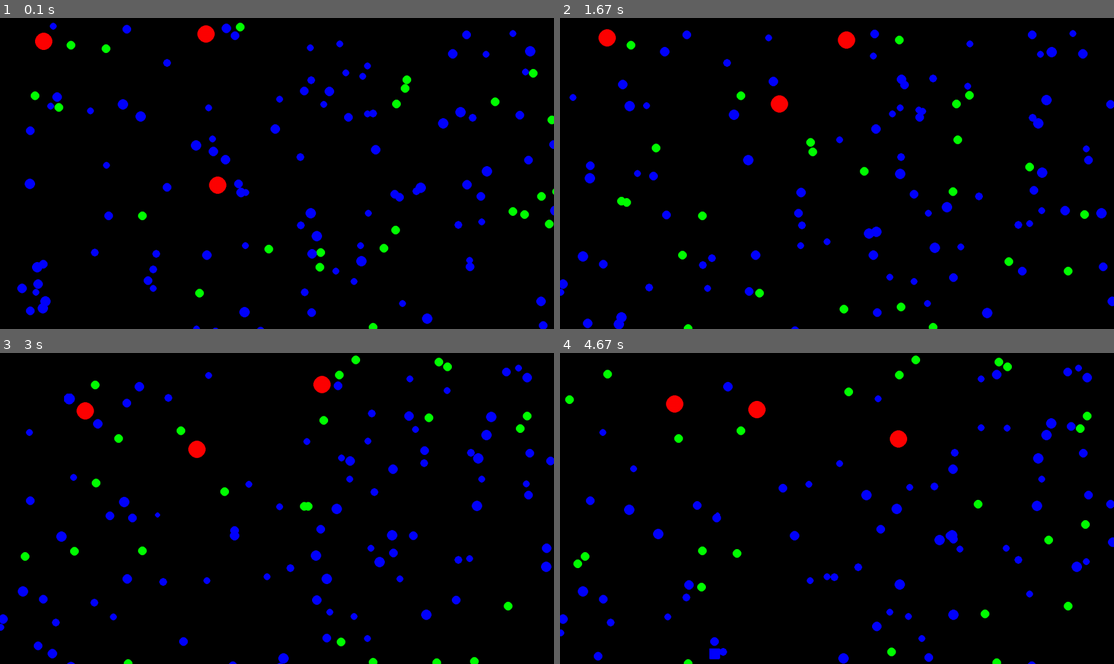
Above: before the commit, frames 1-4 (two rows, left to right).
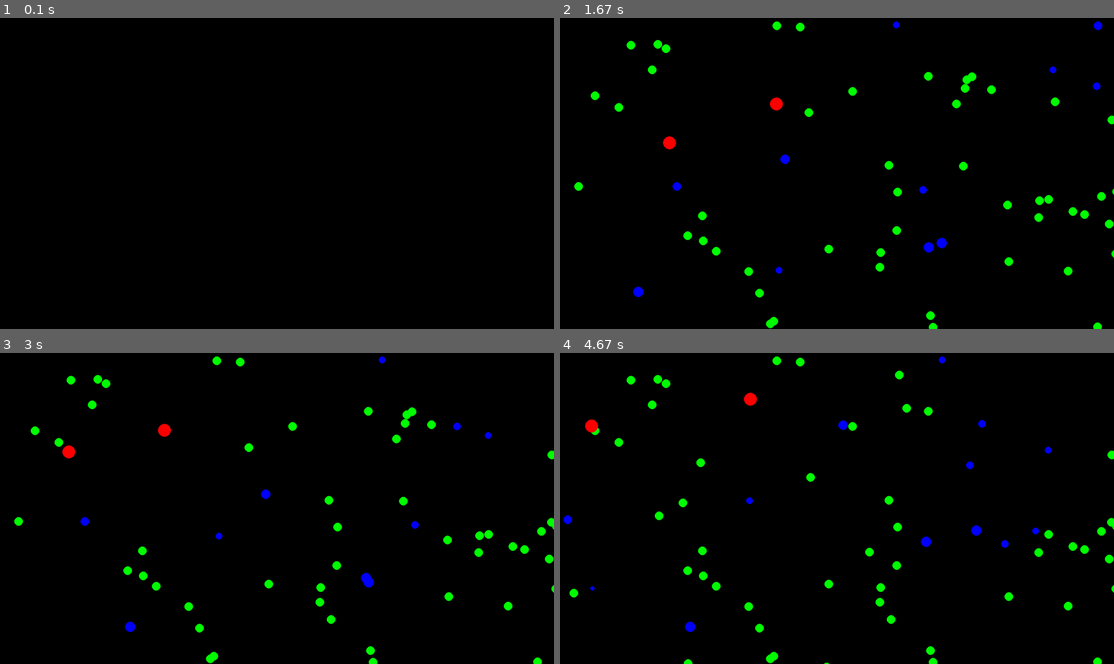
Above: after the commit, the same moments.

Repository: Two119/Dynasty
Game: pygame game, started from main.py
The game is run twice, just before and just after one commit, with the same random seed, the same clock (stepped at 60 frames per second) and the same inputs.
Inputs:
- Up to frame 1 (0.1 s): no input
- Up to frame 2 (1.67 s): no input
- Up to frame 3 (3 s): no input
- Up to frame 4 (4.67 s): no input

The runs differ from the first frame. In frame 1, 4.6% of the frame differs, in the area x 3-100%, y 1-100%; in frame 2, 5.9%; in frame 3, 6.2%, in the area x 0-100%, y 0-100%; in frame 4, 5.8%.

Commit message:
Added hunter multiplication and hunter energy system, along with world border and centered sensory rectangles for beings and hunterd

Diff:
--- a/assets/scripts/beings.py
+++ b/assets/scripts/beings.py
@@ -4,10 +4,12 @@
         self.pos = pos
         self.genes = genes
         self.hungry = True
+        self.hunter = None
         self.dest = None
         self.cur_vel = None
         self.cur_vel_frames_count = False
         self.cur_vel_frames = 0
+        self.hunted = False
         self.parent = False
         self.cur_dir = None
         self.sighted_food = False
@@ -16,48 +18,67 @@
         self.radius = round(self.genes[gene_dict["size"]]/10)
         self.color = self.genes[gene_dict["color"]]
     def update(self, ecosys):
-        self.en -= (0.0015/6)
-
+        self.en -= (0.0015/5)
+        self.rect = pygame.Rect(self.pos[0]-self.radius*3, self.pos[1]-self.radius*3, self.radius*8, self.radius*8)
+        #pygame.draw.rect(win, (255, 0, 0), self.rect)
         if self.en <= 0:
             ecosys.beings = [b for b in ecosys.beings if b != self]
             #print("ded")
             del self
             return
-        if self.dest == None:
-            if self.cur_vel_frames_count:
-                self.cur_vel_frames += 1
-            if self.cur_vel == None and self.cur_dir == None:
-                self.cur_vel = round(random.randint(0, 10)/10)
-                self.cur_dir = round(random.randint(-10, 10)/10)
-                self.cur_vel_frames_count = True
-            if self.cur_vel_frames >= 90:
-                self.cur_vel = round(random.randint(0, 10)/10)
-                self.cur_dir = round(random.randint(-10, 10)/10)
-                self.cur_vel_frames = 0
+        if not self.hunted:
+            if self.dest == None:
+                if self.cur_vel_frames_count:
+                    self.cur_vel_frames += 1
+                if self.cur_vel == None and self.cur_dir == None:
+                    self.cur_vel = round(random.randint(0, 10)/10)
+                    self.cur_dir = round(random.randint(-10, 10)/10)
+                    self.cur_vel_frames_count = True
+                if self.cur_vel_frames >= 60:
+                    self.cur_vel = round(random.randint(0, 10)/10)
+                    self.cur_dir = round(random.randint(-10, 10)/10)
+                    self.cur_vel_frames = 0
+            else:
+                food_exist = False
+                for meal in ecosys.foodmanager.food:
+                    if meal[0] == self.dest:
+                        food_exist = True
+                if not food_exist:
+                    self.dest = None
+                    return
+                if self.pos[0]-self.dest[0] > 0:
+                    self.pos[0]-=((self.speed*1))
+                else:
+                    self.pos[0]+=(self.speed*1)
+                if self.pos[1]-self.dest[1] > 0:
+                    self.pos[1]-=((self.speed*1))
+                else:
+                    self.pos[1]+=(self.speed*1)
+
         else:
-            food_exist = False
-            for meal in ecosys.foodmanager.food:
-                if meal[0] == self.dest:
-                    food_exist = True
-            if not food_exist:
-                self.dest = None
-                return
-            if self.pos[0]-self.dest[0] > 0:
-                self.pos[0]-=(self.speed)
+
+            if self.pos[0]-self.hunter.pos[0] > 0:
+                self.pos[0]+=((self.speed*1))
             else:
-                self.pos[0]+=self.speed
-            if self.pos[1]-self.dest[1] > 0:
-                self.pos[1]-=(self.speed)
+                self.pos[0]-=(self.speed*1)
+            if self.pos[1]-self.hunter.pos[1] > 0:
+                self.pos[1]+=((self.speed*1))
             else:
-                self.pos[1]+=self.speed
-            if round(self.pos[0]-self.dest[0]) == 0 and round(self.pos[1]-self.dest[1]) == 0:
-                self.dest = None
-        if not hasattr(self, "circ_surf"):
-            self.circ_surf = pygame.Surface((25, 25))
-            pygame.draw.circle(self.circ_surf, self.color, (12.5, 12.5), self.radius)
-            self.circ_surf.set_colorkey((0, 0, 0))
+                self.pos[1]-=(self.speed*1)
+        self.circ_surf = pygame.Surface((self.radius*2, self.radius*2))
+        pygame.draw.circle(self.circ_surf, self.color, (self.radius, self.radius), self.radius)
+        self.circ_surf.set_colorkey((0, 0, 0))
         win.blit(self.circ_surf, self.pos)
-        if not hasattr(self, "mask"):
-            self.mask = pygame.mask.from_surface(self.circ_surf)
-        if self.cur_vel != None and self.dest == None:
-            self.pos[self.cur_vel]+=(self.speed*self.cur_dir)
+        self.mask = pygame.mask.from_surface(self.circ_surf)
+        if self.pos[0] in [nu for nu in range(0, 1280)] and self.pos[1] in [nu_ for nu_ in range(0, 720)]:
+            if self.cur_vel != None and self.dest == None:
+                self.pos[self.cur_vel]+=((self.speed*1)*self.cur_dir)
+        else:
+            if self.pos[0] < 0:
+                self.pos[0] = 0+self.radius*2
+            if self.pos[1] < 0:
+                self.pos[1] = 0+self.radius*2
+            if self.pos[0] > 1280:
+                self.pos[0] = 1280-self.radius*2
+            if self.pos[1] > 720:
+                self.pos[1] = 720-self.radius*2
--- a/assets/scripts/ecology.py
+++ b/assets/scripts/ecology.py
@@ -6,19 +6,30 @@
         self.foodmanager = FoodManager()
         self.beings = []
         self.enemies = []
-        for i in range(100):
+        for i in range(10):
             self.beings.append(Being([random.randint(0, 1280), random.randint(0, 720)], [random.randint(5, 10), 2, random.randint(75, 125), [0, 0, 255]]))
-        for i in range(3):
-            self.enemies.append(Hunter([random.randint(0, 1280), random.randint(0, 720)]))
+            if i in [4, 5]:
+                self.enemies.append(Hunter([random.randint(320, 960), random.randint(180, 540)]))
+        self.clock = pygame.time.Clock()
+        self.dt = 1
     def update(self):
-        self.foodmanager.update(self)
-        for being in self.beings:
-                being.update(self)
-        for enemy in self.enemies:
-                enemy.update(self)
-        avg = 0
-        num = 0
-        for being in self.beings:
-            num += 1
-            avg += being.speed
-        print(avg/num)
+        self.clock.tick(120)
+        if self.clock.get_fps() != 0:
+            self.foodmanager.update(self)
+            for being in self.beings:
+                    being.update(self)
+            for enemy in self.enemies:
+                    enemy.update(self)
+            avg = 0
+            num = 0
+            for being in self.beings:
+                num += 1
+                avg += being.radius
+            avg /= num
+            avg_2 = 0
+            num = 0
+            for being in self.beings:
+                num += 1
+                avg_2 += being.speed
+            avg_2 /= num
+            print([avg, avg_2])
--- a/assets/scripts/foodmanager.py
+++ b/assets/scripts/foodmanager.py
@@ -3,7 +3,7 @@
 class FoodManager:
     def __init__(self) -> None:
         self.food = []
-        while len(self.food) < 25:
+        while len(self.food) < 50:
             num = random.randint(1, 10)
             if num == 3:
                 self.food.append([[random.randint(0, 1280), random.randint(0, 720)], random.randint(5, 10)])
@@ -24,20 +24,10 @@
                             self.food = [m for m in self.food if m != meal]
                             self.food.append([[random.randint(0, 1280), random.randint(0, 720)], random.randint(5, 10)])
                         being.en+=1
-                if round(being.en) >= 3 and not being.parent:
-                    if (being.speed*6) <= 10 and being.radius*10 <= 125:
-                        ecosys.beings.append(Being([random.randint(0, 1280), random.randint(0, 720)], [random.randint((being.speed*6), (being.speed*18)), 2, random.randint((being.radius*5), (being.radius*20)), [0, 0, 255]]))
+                if round(being.en) >= 3:
+                        ecosys.beings.append(Being([being.pos[0]+being.radius*2, being.pos[1]+being.radius*2], [random.randint((being.speed*3), (being.speed*9)), 2, random.randint((being.radius*5), (being.radius*15)), [0, 0, 255]]))
                         being.en = 0.5
-                if meal[0][0] in range(being.pos[0]-(being.radius*5), being.pos[0]+(being.radius*5)) and meal[0][1] in range(being.pos[1]-(being.radius*5), being.pos[1]+(being.radius*5)):
-                    being.sighted = True
-                    being.dest = meal[0]
-            if ecosys.enemies != []:
-                for enemy in ecosys.enemies:
-                    if hasattr(being, "mask"):
-                        if meal[2].overlap(enemy.mask, (enemy.pos[0]-meal[0][0], enemy.pos[1]-meal[0][1])) == None:
-                            pass
-                        else:
-                            if meal in self.food:
-                                self.food = [m for m in self.food if m != meal]
-                                self.food.append([[random.randint(0, 1280), random.randint(0, 720)], random.randint(5, 10)])
-                            being.en+=1
+                if hasattr(being, "rect"):
+                    if self.circ_surf.get_rect(topleft=meal[0]).colliderect(being.rect):
+                        being.sighted = True
+                        being.dest = meal[0]
--- a/assets/scripts/hunter.py
+++ b/assets/scripts/hunter.py
@@ -1,12 +1,32 @@
 from assets.scripts.core_funcs import *
 class Hunter:
-    def __init__(self, pos) -> None:
+    def __init__(self, pos, genes=None) -> None:
         self.pos = pos
         self.color = (255, 0, 0)
-        self.radius = 20
+        self.cur_dir = None
+        self.en = 0.5
         self.dest = None
-        self.speed = round(10/6)
+        self.cur_vel = None
+        self.cur_vel_frames_count = False
+        self.cur_vel_frames = 0
+        if genes == None:
+            self.radius = 15
+            self.speed = round(10/6)
+        else:
+            self.radius = round(genes[gene_dict["size"]]/10)
+            self.speed = round(genes[gene_dict["speed"]]/6)
     def update(self, ecosys):
+        self.en -= (0.0015/5)
+        self.rect = pygame.Rect(self.pos[0]-self.radius*4.5, self.pos[1]-self.radius*4.5, self.radius*12, self.radius*12)
+        #pygame.draw.rect(win, (0, 255, 0), self.rect)
+        if self.en <= 0:
+            ecosys.enemies = [e for e in ecosys.enemies if e != self]
+            #print("ded")
+            del self
+            return
+        if round(self.en) >= 5:
+            ecosys.enemies.append(Hunter([self.pos[0]+self.radius*2, self.pos[1]+self.radius*2], [random.randint(((self.speed*1)*3), ((self.speed*1)*9)), 2, random.randint((self.radius*5), (self.radius*15))]))
+            self.en = 0.5
         if not hasattr(self, "circ_surf"):
             self.circ_surf = pygame.Surface((50, 50))
             pygame.draw.circle(self.circ_surf, self.color, (25, 25), self.radius)
@@ -15,36 +35,70 @@
             self.mask = pygame.mask.from_surface(self.circ_surf)
         if self.dest == None:
             for being in ecosys.beings:
-                if being.pos[0] in range(self.pos[0]-(self.radius*5), self.pos[0]+(self.radius*5)) and being.pos[1] in range(self.pos[1]-(self.radius*5), self.pos[1]+(self.radius*5)):
-                            self.dest = being
+                if being.circ_surf.get_rect(topleft=being.pos).colliderect(self.rect):
+                    self.dest = being
+                    being.hunted = True
+                    being.hunter = self
         if self.dest == None:
-            pass
+            if self.cur_vel_frames_count:
+                self.cur_vel_frames += 1
+            if self.cur_vel == None and self.cur_dir == None:
+                self.cur_vel = round(random.randint(0, 10)/10)
+                self.cur_dir = round(random.randint(-10, 10)/10)
+                self.cur_vel_frames_count = True
+            if self.cur_vel_frames >= 30:
+                self.cur_vel = round(random.randint(0, 10)/10)
+                self.cur_dir = round(random.randint(-10, 10)/10)
+                self.cur_vel_frames = 0
         else:
+            if self.dest.circ_surf.get_rect(topleft=self.dest.pos).colliderect(self.rect):
+                pass
+            else:
+                self.dest.hunted = False
+                self.dest = None
+                return
             food_exist = False
             for being in ecosys.beings:
                 if being == self.dest:
                     food_exist = True
                 if hasattr(being, "mask"):
                     if being.mask.overlap(self.mask, (self.pos[0]-being.pos[0], self.pos[1]-being.pos[1])) == None:
-                                pass
+                        pass
                     else:
-                        being.en = -100
+                        self.dest = being
+                        food_exist = True
+                        break
             if not food_exist:
                 self.dest = None
                 return
             if self.pos[0]-self.dest.pos[0] > 0:
-                self.pos[0]-=(self.speed)
+                self.pos[0]-=((self.speed*1))
             else:
-                self.pos[0]+=self.speed
+                self.pos[0]+=(self.speed*1)
             if self.pos[1]-self.dest.pos[1] > 0:
-                self.pos[1]-=(self.speed)
+                self.pos[1]-=((self.speed*1))
             else:
-                self.pos[1]+=self.speed
+                self.pos[1]+=(self.speed*1)
             if hasattr(self.dest, "mask"):
                 if self.dest.mask.overlap(self.mask, (self.pos[0]-self.dest.pos[0], self.pos[1]-self.dest.pos[1])) == None:
                             pass
                 else:
+                    self.en += self.dest.en
                     self.dest.en = -100
+                    self.dest = None
+                    return
         win.blit(self.circ_surf, self.pos)
         if not hasattr(self, "mask"):
             self.mask = pygame.mask.from_surface(self.circ_surf)
+        if self.pos[0] in [nu for nu in range(0, 1280)] and self.pos[1] in [nu_ for nu_ in range(0, 720)]:
+            if self.cur_vel != None and self.dest == None:
+                self.pos[self.cur_vel]+=((self.speed*1)*self.cur_dir)
+        else:
+            if self.pos[0] < 0:
+                self.pos[0] = 0+self.radius*2
+            if self.pos[1] < 0:
+                self.pos[1] = 0+self.radius*2
+            if self.pos[0] > 1280:
+                self.pos[0] = 1280-self.radius*2
+            if self.pos[1] > 720:
+                self.pos[1] = 720-self.radius*2
--- a/main.py
+++ b/main.py
@@ -1,6 +1,5 @@
 from assets.scripts.ecology import *
 ecosystem = EcoSytem()
-
 async def main():
     run = True
     while run:
